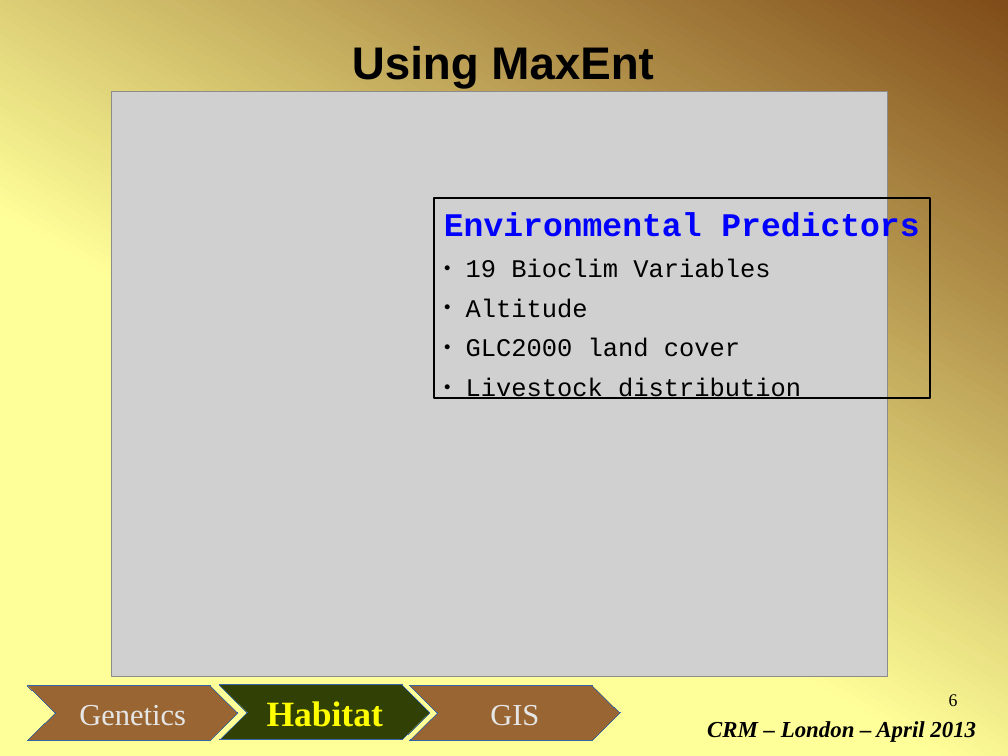
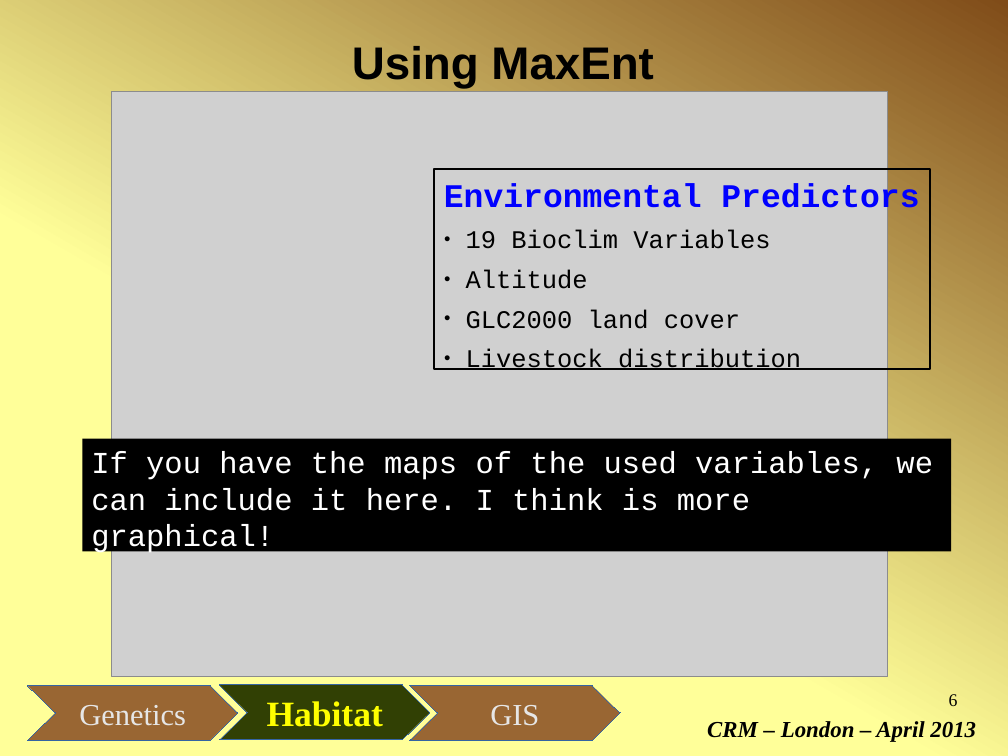
Before and after one commit to micha-silver/popgen-gis, a slide deck: slide 6 of popgen-GIS_Fresia_Silver.odp. Drawn at 1008x756 pixels with LibreOffice and Linux fonts; fonts in the diff are those of the drawing; grey boxes stand for pictures. Boxes give left, top, right and bottom in pixels: in the first picture for what was removed or moved away, otherwise in the second. Text is boxed around its words. In the diff, an @@ line names an element or a change of style, - is before the commit and + after.

```diff
--- a/popgen-GIS_Fresia_Silver.odp
+++ b/popgen-GIS_Fresia_Silver.odp
@@ rectangle "Environmental Predictors": place and size @@
-rectangle "Environmental Predictors" at (434,198,931,399)
+rectangle "Environmental Predictors" at (434,169,931,370)
@@ rectangle added at (82,439,951,552), fill #000000, 24 pt, text #FFFFFF @@
+If you have the maps of the used variables, we can include it here. I think is more graphical!
```
Also in this commit, not shown: 3 other slides changed.
